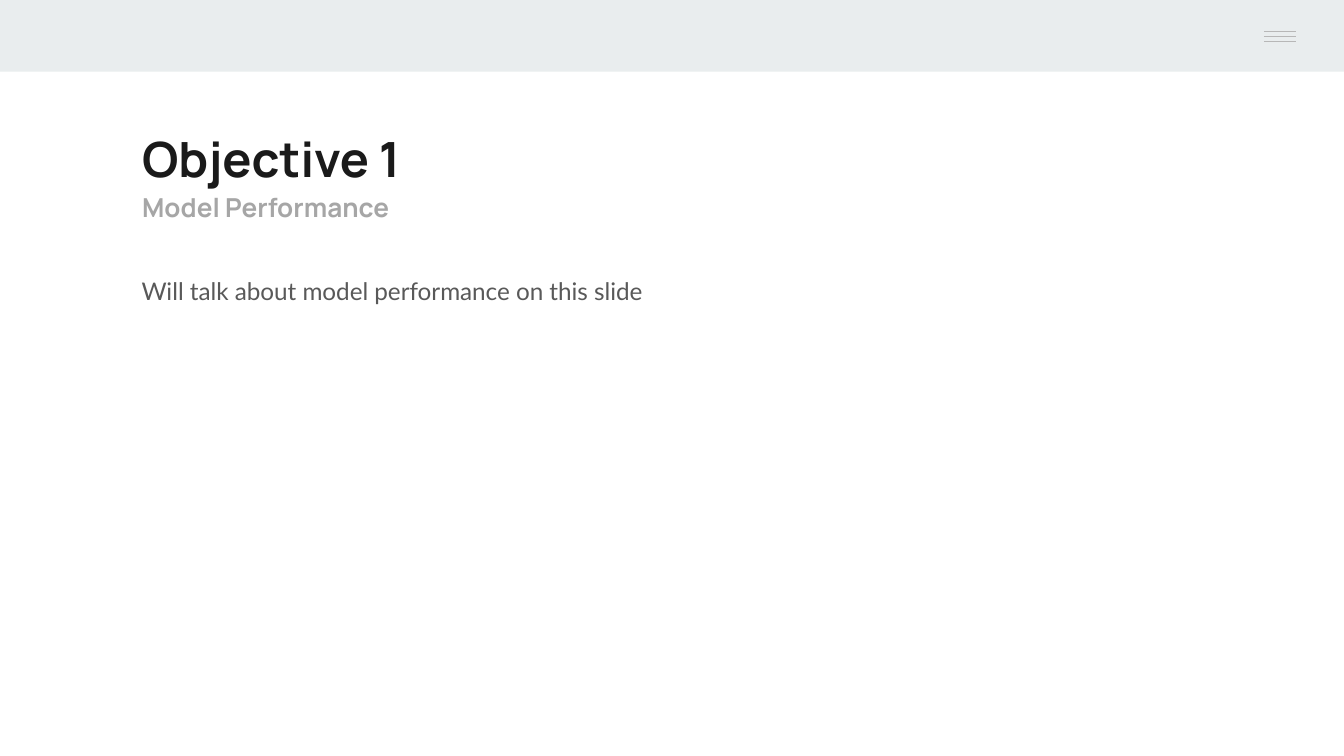
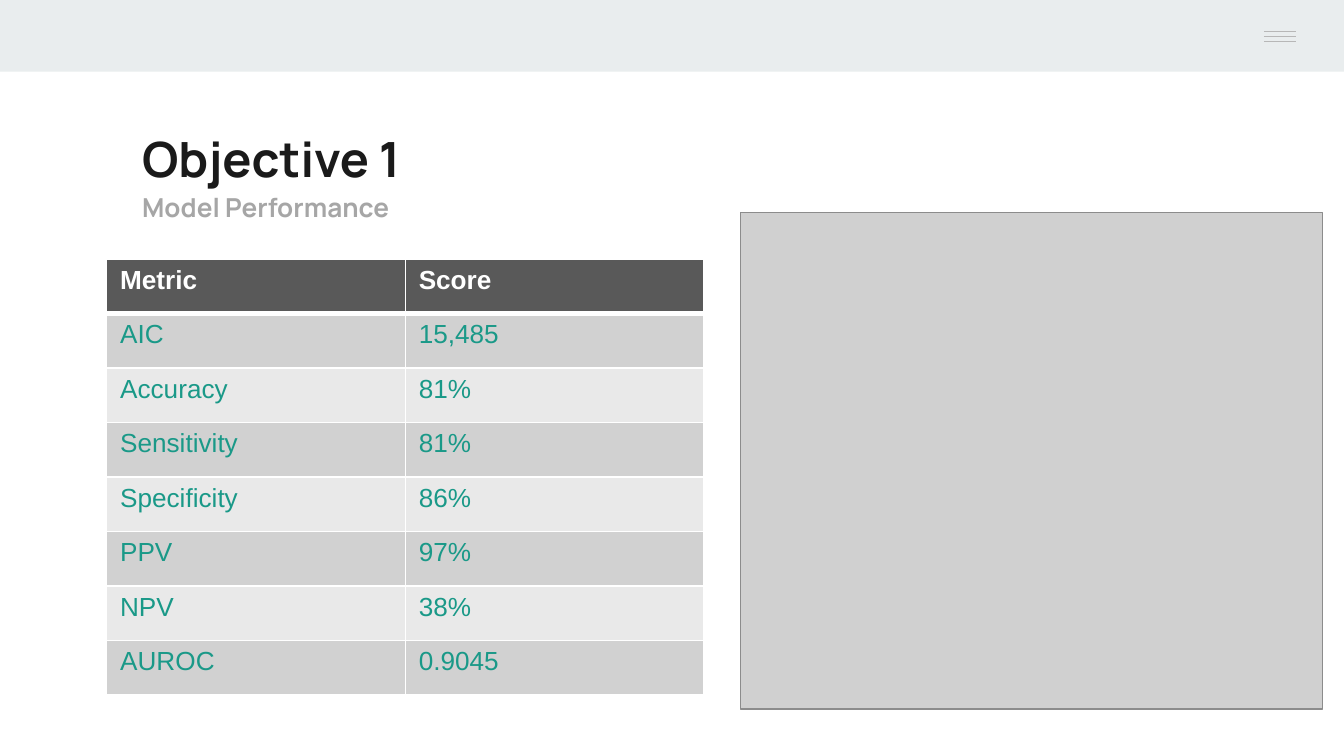
Before and after one commit to Mr-Chang95/Bank-Marketing-Analysis-Logistic-Regression, a slide deck: slide 12 of Project2_Chang_Craus_Yule.pptx. Drawn at 1344x756 pixels with LibreOffice and Linux fonts; fonts in the diff are those of the drawing; grey boxes stand for pictures. Boxes give left, top, right and bottom in pixels: in the first picture for what was removed or moved away, otherwise in the second. Text is boxed around its words. In the diff, an @@ line names an element or a change of style, - is before the commit and + after.

```diff
--- a/Project2_Chang_Craus_Yule.pptx
+++ b/Project2_Chang_Craus_Yule.pptx
@@ picture added at bbox=[741, 212, 1322, 708] @@
@@ table added at bbox=[106, 259, 703, 695], 8 rows, 2 columns @@
+Metric | Score
+AIC | 15,485
+Accuracy | 81%
+Sensitivity | 81%
+Specificity | 86%
+PPV | 97%
+NPV | 38%
+AUROC | 0.9045
@@ text removed at bbox=[142, 282, 642, 304] @@
-Will talk about model performance on this slide
```
Also in this commit, not shown: 3 other slides changed, 3 other files.
